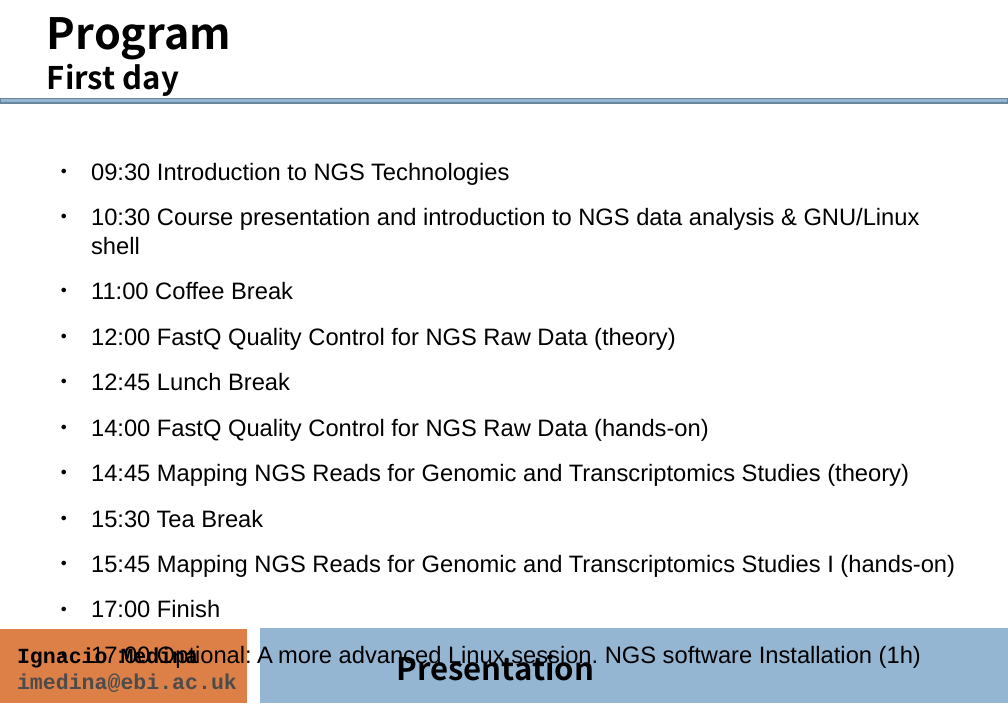
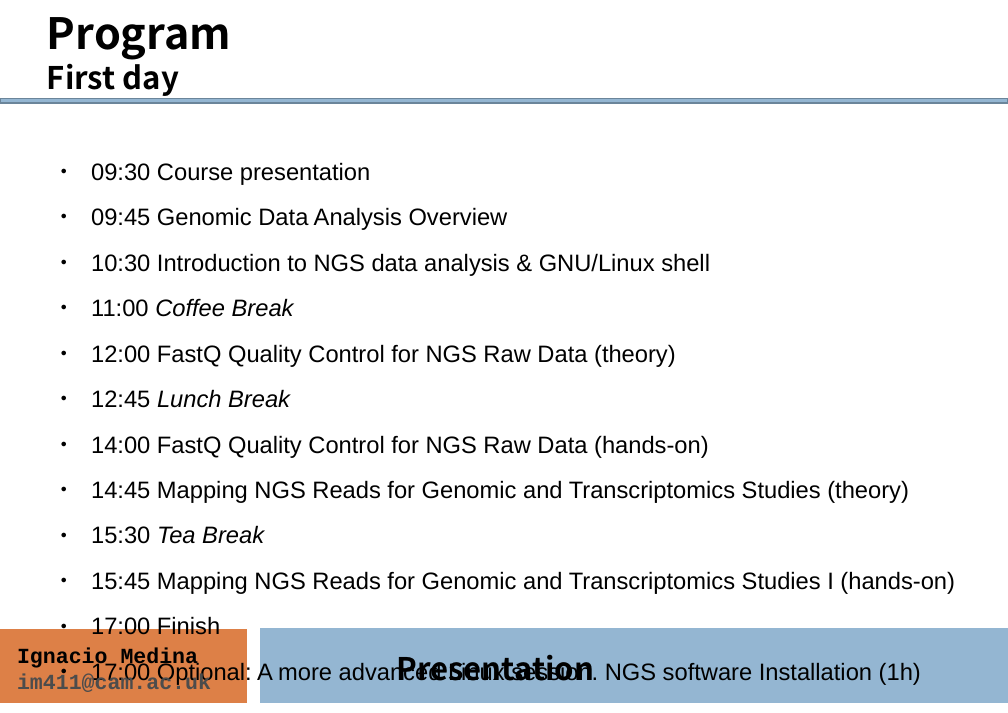
Before and after one commit to ngs-course/ngs-course.github.io, a slide deck: slide 5 of Course_Materials/presentation/presentation_mda15.odp. Drawn at 1008x713 pixels with LibreOffice and Linux fonts; fonts in the diff are those of the drawing. Boxes give left, top, right and bottom in pixels: in the first picture for what was removed or moved away, otherwise in the second. Text is boxed around its words. In the diff, an @@ line names an element or a change of style, - is before the commit and + after.

Commit message:
presentation: minor changes and formatting

```diff
--- a/Course_Materials/presentation/presentation_mda15.odp
+++ b/Course_Materials/presentation/presentation_mda15.odp
@@ text at (91,162,710,276): text changed @@
-● 09:30 Introduction to NGS Technologies
-● 10:30 Course presentation and introduction to NGS data analysis & GNU/Linux shell
+● 09:30 Course presentation
+● 09:45 Genomic Data Analysis Overview
+● 10:30 Introduction to NGS data analysis & GNU/Linux shell
@@ text at (91,298,294,544): italic on in "Coffee Break", "Lunch Break", "Tea Break" @@
@@ text at (17,674,211,692): text changed @@
-imedina@ebi.ac.uk
+im411@cam.ac.uk
```
Also in this commit, not shown: 11 other slides changed, 1 other file.
